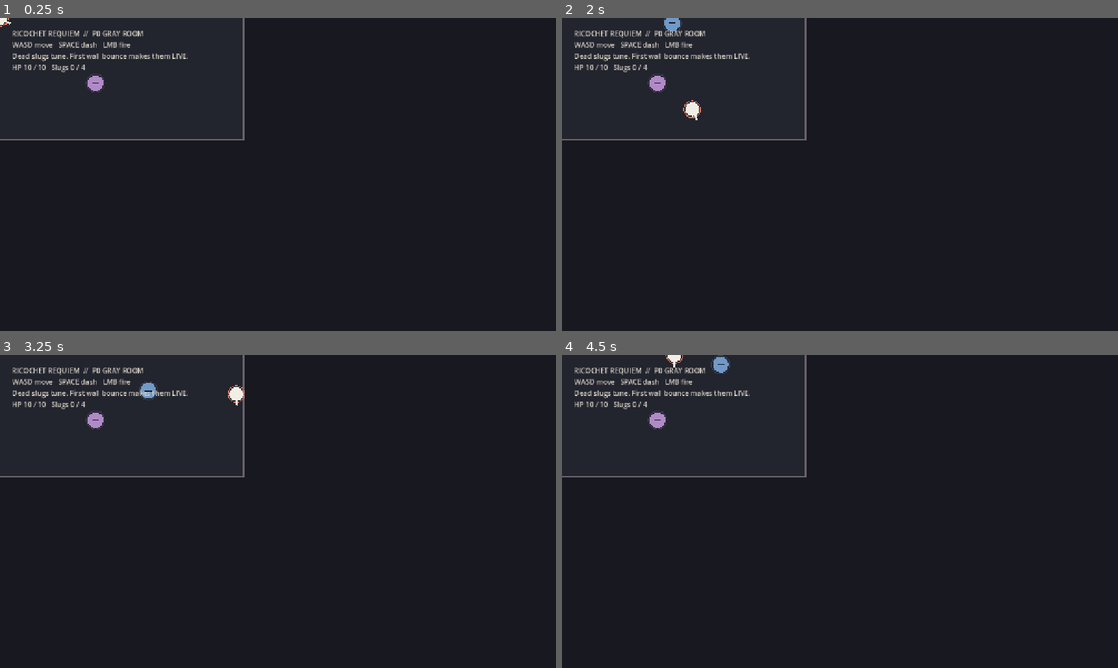
Above: before the commit, frames 1-4 (two rows, left to right).
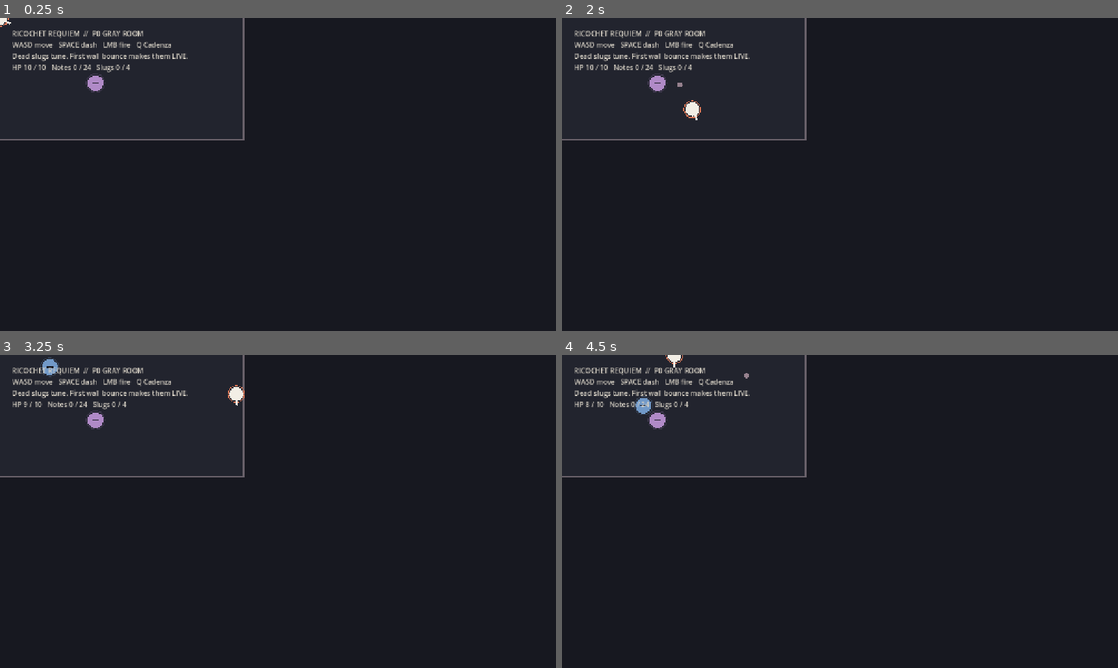
Above: after the commit, the same moments.

Repository: whuang1101/ricochet-requiem
Game: Godot game, scene res://scenes/main.tscn
Two runs of this game, one before a commit and one after it. Both use one fixed random seed, a clock stepped at 60 frames per second and the inputs below.
Inputs (mouse positions are in pixels of both pictures, inside the frame that each line leads up to):
- Up to frame 1 (0.25 s): no input
- Up to frame 2 (2 s): tap Enter at 0.5 s; move the mouse to (962, 158) at 0.52 s; press the mouse at (962, 158) at 0.53 s; hold D (move_right) 0.53-1.28 s; tap Space (dash) at 0.6 s; move the mouse to (728, 190) at 1.27 s; release the mouse at (728, 190) at 1.28 s; hold S (move_down) from 1.28 s (still down); click (728, 190) at 1.35 s; tap Q (cadenza, bound only after the commit) at 1.55 s
- Up to frame 3 (3.25 s): move the mouse to (333, 442) at 2.02 s; release S (move_down) at 2.03 s; hold D (move_right) 2.03-2.78 s; tap Q (cadenza, bound only after the commit) at 2.1 s; tap Space (dash) at 2.3, 2.85 s; move the mouse to (250, 574) at 2.77 s; hold W (move_up) from 2.78 s (still down); click (250, 574) at 3.05 s
- Up to frame 4 (4.5 s): move the mouse to (1006, 558) at 3.52 s; release W (move_up) at 3.53 s; press the mouse at (1006, 558) at 3.53 s; hold A (move_left) from 3.53 s (still down); tap Q (cadenza, bound only after the commit) at 3.8, 4.35 s; move the mouse to (673, 464) at 4.27 s; release the mouse at (673, 464) at 4.28 s

The runs differ from the first frame. In frame 1, 0.2% of the frame differs, in the area x 9-31%, y 7-18%; in frame 2, 0.4%; in frame 3, 0.5%; in frame 4, 0.5%, in the area x 4-34%, y 0-20%.

Commit message:
Complete combat and Requiem P0 systems

Diff:
--- a/project.godot
+++ b/project.godot
@@ -26,6 +26,7 @@
 move_right={"deadzone": 0.2, "events": [Object(InputEventKey,"physical_keycode":68)]}
 dash={"deadzone": 0.2, "events": [Object(InputEventKey,"physical_keycode":32)]}
 fire={"deadzone": 0.2, "events": [Object(InputEventMouseButton,"button_index":1)]}
+cadenza={"deadzone": 0.2, "events": [Object(InputEventKey,"physical_keycode":81)]}
 
 [rendering]
 
--- a/scripts/balance.gd
+++ b/scripts/balance.gd
@@ -18,6 +18,17 @@
 const SLUG_RADIUS := 6.0
 const WALL_THICKNESS := 24.0
 const PLAYER_MAX_HP := 10
+const SELF_DAMAGE_FRACTION := 0.25
+const ENEMY_CONTACT_DAMAGE := 1
+const WAILER_FIRE_INTERVAL := 1.8
+const WAILER_SHOT_SPEED := 260.0
+const WAILER_SHOT_DAMAGE := 1
+const REQUIEM_CADENZA_NOTES := 12
+const REQUIEM_BANK_CAP := 24
+const REQUIEM_DECAY_INTERVAL := 3.0
+const CADENZA_DURATION := 3.0
+const GRAND_CADENZA_DURATION := 5.0
+const CADENZA_TIME_SCALE := 0.2
 const TUNING_DURATION := 2.5
 const RESONANCE_HEAL := 2
 const RESONANCE_LIFETIME := 8.0
--- a/scripts/enemy.gd
+++ b/scripts/enemy.gd
@@ -2,15 +2,17 @@
 extends Area2D
 ## Base enemy for P0. A dead slug tunes; only a live slug can deal damage.
 
-signal died(at: Vector2, spawn_resonance: bool)
+signal died(at: Vector2, spawn_resonance: bool, bounces: int, tuned: bool)
+signal shot_fired(origin: Vector2, direction: Vector2)
 
 var kind := "chorister"
 var hp := 0
 var _tuned_remaining := 0.0
+var _shot_cooldown := Balance.WAILER_FIRE_INTERVAL
 
 func _ready() -> void:
 	collision_layer = 2
-	collision_mask = 4
+	collision_mask = 4 | 8
 	add_to_group("enemies")
 	if get_node_or_null("CollisionShape2D") == null:
 		var collision_shape := CollisionShape2D.new()
@@ -18,6 +20,7 @@
 		circle.radius = Balance.ENEMY_RADIUS
 		collision_shape.shape = circle
 		add_child(collision_shape)
+	area_entered.connect(_on_area_entered)
 
 func configure(enemy_kind: String) -> void:
 	kind = enemy_kind
@@ -27,8 +30,17 @@
 func _physics_process(delta: float) -> void:
 	_tuned_remaining = maxf(_tuned_remaining - delta, 0.0)
 	var player := get_tree().get_first_node_in_group("player")
-	if player and kind != "wailer":
+	if player and kind == "chorister":
 		global_position += global_position.direction_to(player.global_position) * Balance.ENEMY_SPEED[kind] * delta
+	elif player and kind == "sidler":
+		var toward: Vector2 = global_position.direction_to(player.global_position)
+		var strafe := toward.rotated(PI / 2.0)
+		global_position += (toward * 0.35 + strafe * 0.9).normalized() * Balance.ENEMY_SPEED[kind] * delta
+	elif player and kind == "wailer":
+		_shot_cooldown -= delta
+		if _shot_cooldown <= 0.0:
+			shot_fired.emit(global_position, global_position.direction_to(player.global_position))
+			_shot_cooldown = Balance.WAILER_FIRE_INTERVAL
 	queue_redraw()
 
 func apply_slug_hit(slug_state: int, bounces: int) -> Dictionary:
@@ -36,13 +48,14 @@
 		_tuned_remaining = Balance.TUNING_DURATION
 		queue_redraw()
 		return {"tuned": true, "killed": false, "resonance": false}
-	var effective_tier := mini(bounces + (1 if is_tuned() else 0), Balance.DAMAGE_TIERS.size() - 1)
+	var was_tuned := is_tuned()
+	var effective_tier := mini(bounces + (1 if was_tuned else 0), Balance.DAMAGE_TIERS.size() - 1)
 	_tuned_remaining = 0.0
 	hp -= Balance.DAMAGE_TIERS[effective_tier]
 	var killed := hp <= 0
 	var resonance := killed and bounces >= 2
 	if killed:
-		died.emit(global_position, resonance)
+		died.emit(global_position, resonance, bounces, was_tuned)
 		queue_free()
 	else:
 		queue_redraw()
@@ -59,3 +72,9 @@
 	draw_circle(Vector2.ZERO, Balance.ENEMY_RADIUS, color)
 	draw_circle(Vector2.ZERO, Balance.ENEMY_RADIUS + 3.0, Color(color, 0.22), false, 2.0)
 	draw_line(Vector2(-8.0, 0.0), Vector2(8.0, 0.0), Color("#171820"), 3.0)
+
+func _on_area_entered(area: Area2D) -> void:
+	if area.name == "Hurtbox":
+		var player := area.get_parent()
+		if player:
+			player.take_damage(Balance.ENEMY_CONTACT_DAMAGE)
--- a/scripts/main.gd
+++ b/scripts/main.gd
@@ -4,8 +4,11 @@
 const ShooterScript := preload("res://scripts/shooter.gd")
 const EnemyScript := preload("res://scripts/enemy.gd")
 const ResonanceNoteScript := preload("res://scripts/resonance_note.gd")
+const WailerShotScript := preload("res://scripts/wailer_shot.gd")
+const RequiemScript := preload("res://scripts/requiem.gd")
 
 var _hud: Label
+var _requiem: Requiem
 
 func _ready() -> void:
 	RenderingServer.set_default_clear_color(Color("#171820"))
@@ -13,8 +16,11 @@
 	var player := PlayerScript.new()
 	player.position = Vector2.ZERO
 	player.add_to_group("player")
+	player.damaged.connect(_on_player_damaged)
 	player.add_child(ShooterScript.new())
 	add_child(player)
+	_requiem = RequiemScript.new()
+	add_child(_requiem)
 	_spawn_enemy("chorister", Vector2(-260.0, -140.0))
 	_spawn_enemy("sidler", Vector2(280.0, -120.0))
 	_spawn_enemy("wailer", Vector2(220.0, 150.0))
@@ -23,21 +29,31 @@
 func _process(_delta: float) -> void:
 	if is_instance_valid(_hud):
 		var player := get_tree().get_first_node_in_group("player")
-		_hud.text = "RICOCHET REQUIEM  //  P0 GRAY ROOM\nWASD move   SPACE dash   LMB fire\nDead slugs tune. First wall bounce makes them LIVE.\nHP %d / %d   Slugs %d / %d" % [player.hp, Balance.PLAYER_MAX_HP, get_tree().get_nodes_in_group("slugs").size(), Balance.MAX_SLUGS]
+		_hud.text = "RICOCHET REQUIEM  //  P0 GRAY ROOM\nWASD move   SPACE dash   LMB fire   Q Cadenza\nDead slugs tune. First wall bounce makes them LIVE.\nHP %d / %d   Notes %d / %d   Slugs %d / %d" % [player.hp, Balance.PLAYER_MAX_HP, _requiem.notes, Balance.REQUIEM_BANK_CAP, get_tree().get_nodes_in_group("slugs").size(), Balance.MAX_SLUGS]
 
 func _spawn_enemy(kind: String, at: Vector2) -> void:
 	var enemy := EnemyScript.new()
 	enemy.global_position = at
 	enemy.configure(kind)
 	enemy.died.connect(_on_enemy_died)
+	enemy.shot_fired.connect(_on_wailer_shot)
 	add_child(enemy)
 
-func _on_enemy_died(at: Vector2, spawn_resonance: bool) -> void:
+func _on_enemy_died(at: Vector2, spawn_resonance: bool, bounces: int, tuned: bool) -> void:
+	_requiem.award_kill(bounces, tuned)
 	if not spawn_resonance:
 		return
 	var note := ResonanceNoteScript.new()
 	note.global_position = at
 	add_child(note)
+
+func _on_wailer_shot(origin: Vector2, direction: Vector2) -> void:
+	var shot := WailerShotScript.new()
+	add_child(shot)
+	shot.setup(origin, direction)
+
+func _on_player_damaged(_amount: int, _hp_remaining: int) -> void:
+	_requiem.on_player_hit()
 
 func _build_room() -> void:
 	var half := Balance.ROOM_SIZE / 2.0
--- a/scripts/player.gd
+++ b/scripts/player.gd
@@ -1,5 +1,7 @@
 class_name RequiemPlayer
 extends CharacterBody2D
+
+signal damaged(amount: int, hp_remaining: int)
 
 var _dash_timer := 0.0
 var _dash_cooldown := 0.0
@@ -24,12 +26,29 @@
 		_aim_direction = _aim_direction.normalized()
 	queue_redraw()
 
+func _ready() -> void:
+	if get_node_or_null("Hurtbox") == null:
+		var hurtbox := Area2D.new()
+		hurtbox.name = "Hurtbox"
+		hurtbox.collision_layer = 8
+		hurtbox.collision_mask = 2 | 4
+		var collision_shape := CollisionShape2D.new()
+		var circle := CircleShape2D.new()
+		circle.radius = Balance.PLAYER_RADIUS
+		collision_shape.shape = circle
+		hurtbox.add_child(collision_shape)
+		add_child(hurtbox)
+
 func aim_direction() -> Vector2:
 	return _aim_direction
 
 func heal(amount: int) -> void:
 	hp = mini(hp + amount, Balance.PLAYER_MAX_HP)
 
+func take_damage(amount: int) -> void:
+	hp = maxi(hp - amount, 0)
+	damaged.emit(amount, hp)
+
 func _draw() -> void:
 	draw_circle(Vector2.ZERO, Balance.PLAYER_RADIUS, Color("#f2eee5"))
 	draw_circle(Vector2.ZERO, Balance.PLAYER_RADIUS + 3.0, Color("#d97757"), false, 2.0)
--- /dev/null
+++ b/scripts/requiem.gd
@@ -0,0 +1,61 @@
+class_name Requiem
+extends Node
+## Tempo meter: score keeps it alive; banking adds a deliberate greed decision.
+
+signal note_added(amount: int, total: int)
+signal cadenza_ready
+signal cadenza_started(grand: bool)
+signal cadenza_ended
+signal decayed(total: int)
+
+var notes := 0
+var _idle_time := 0.0
+var _cadenza_time := 0.0
+var _grand := false
+
+func _process(delta: float) -> void:
+	if Input.is_action_just_pressed("cadenza"):
+		start_cadenza(notes >= Balance.REQUIEM_BANK_CAP)
+	tick(delta)
+
+func tick(delta: float) -> void:
+	if is_in_cadenza():
+		_cadenza_time -= delta / Balance.CADENZA_TIME_SCALE
+		if _cadenza_time <= 0.0:
+			_cadenza_time = 0.0
+			Engine.time_scale = 1.0
+			cadenza_ended.emit()
+		return
+	_idle_time += delta
+	while _idle_time >= Balance.REQUIEM_DECAY_INTERVAL and notes > 0:
+		_idle_time -= Balance.REQUIEM_DECAY_INTERVAL
+		notes -= 1
+		decayed.emit(notes)
+
+func award_kill(bounces: int, tuned: bool) -> void:
+	var amount := bounces + (1 if tuned else 0)
+	if amount <= 0:
+		return
+	var was_ready := notes >= Balance.REQUIEM_CADENZA_NOTES
+	notes = mini(notes + amount, Balance.REQUIEM_BANK_CAP)
+	_idle_time = 0.0
+	note_added.emit(amount, notes)
+	if not was_ready and notes >= Balance.REQUIEM_CADENZA_NOTES:
+		cadenza_ready.emit()
+
+func on_player_hit() -> void:
+	if notes > Balance.REQUIEM_CADENZA_NOTES:
+		notes = Balance.REQUIEM_CADENZA_NOTES
+
+func start_cadenza(grand: bool) -> bool:
+	if is_in_cadenza() or notes < Balance.REQUIEM_CADENZA_NOTES:
+		return false
+	_grand = grand and notes >= Balance.REQUIEM_BANK_CAP
+	notes = 0
+	_cadenza_time = Balance.GRAND_CADENZA_DURATION if _grand else Balance.CADENZA_DURATION
+	Engine.time_scale = Balance.CADENZA_TIME_SCALE
+	cadenza_started.emit(_grand)
+	return true
+
+func is_in_cadenza() -> bool:
+	return _cadenza_time > 0.0
--- a/scripts/slug.gd
+++ b/scripts/slug.gd
@@ -26,7 +26,7 @@
 		var hitbox := Area2D.new()
 		hitbox.name = "Hitbox"
 		hitbox.collision_layer = 4
-		hitbox.collision_mask = 2
+		hitbox.collision_mask = 2 | 8
 		var hit_shape := CollisionShape2D.new()
 		var hit_circle := CircleShape2D.new()
 		hit_circle.radius = Balance.SLUG_RADIUS
@@ -91,3 +91,8 @@
 func _on_hit_area(area: Area2D) -> void:
 	if area is RequiemEnemy:
 		area.apply_slug_hit(state, bounces)
+	elif area.name == "Hurtbox" and state == State.LIVE:
+		var player := area.get_parent()
+		if player:
+			var damage := ceili(Balance.DAMAGE_TIERS[tier] * Balance.SELF_DAMAGE_FRACTION)
+			player.take_damage(damage)
--- /dev/null
+++ b/scripts/wailer_shot.gd
@@ -0,0 +1,36 @@
+class_name WailerShot
+extends Node2D
+## Wailer shots use the same bounce rule: direct lines are harmless.
+
+var velocity := Vector2.ZERO
+var lifetime := Balance.SLUG_LIFETIME
+var live := false
+
+func setup(origin: Vector2, shot_direction: Vector2) -> void:
+	global_position = origin
+	velocity = shot_direction.normalized() * Balance.WAILER_SHOT_SPEED
+	queue_redraw()
+
+func _process(delta: float) -> void:
+	lifetime -= delta
+	if lifetime <= 0.0:
+		queue_free()
+		return
+	var next := global_position + velocity * delta
+	var half := Balance.ROOM_SIZE / 2.0 - Vector2(Balance.WALL_THICKNESS, Balance.WALL_THICKNESS)
+	if absf(next.x) >= half.x:
+		velocity.x *= -1.0
+		live = true
+	if absf(next.y) >= half.y:
+		velocity.y *= -1.0
+		live = true
+	global_position += velocity * delta
+	var player := get_tree().get_first_node_in_group("player")
+	if live and player and global_position.distance_to(player.global_position) <= Balance.PLAYER_RADIUS + Balance.SLUG_RADIUS:
+		player.take_damage(Balance.WAILER_SHOT_DAMAGE)
+		queue_free()
+	queue_redraw()
+
+func _draw() -> void:
+	var color := Color("#96818e") if not live else Color("#d46498")
+	draw_circle(Vector2.ZERO, Balance.SLUG_RADIUS, color)
--- /dev/null
+++ b/tests/test_requiem.gd
@@ -0,0 +1,30 @@
+extends SceneTree
+## Step 3 contract: note math, decay, hit banking penalty, and Cadenza timing.
+
+const RequiemScript := preload("res://scripts/requiem.gd")
+var failures: Array[String] = []
+
+func _init() -> void:
+	var meter := RequiemScript.new()
+	meter.award_kill(3, false)
+	_check(meter.notes == 3, "bounce-3 kill must add three notes")
+	meter.tick(Balance.REQUIEM_DECAY_INTERVAL)
+	_check(meter.notes == 2, "Requiem must decay one note per interval without scoring")
+	meter.notes = Balance.REQUIEM_BANK_CAP
+	meter.on_player_hit()
+	_check(meter.notes == Balance.REQUIEM_CADENZA_NOTES, "a hit above 12 notes must drop bank to 12")
+	meter.notes = Balance.REQUIEM_CADENZA_NOTES
+	_check(meter.start_cadenza(false), "Cadenza must start at 12 notes")
+	meter.tick(Balance.CADENZA_DURATION * Balance.CADENZA_TIME_SCALE)
+	_check(not meter.is_in_cadenza() and is_equal_approx(Engine.time_scale, 1.0), "Cadenza must restore time scale after its real duration")
+	meter.free()
+	if failures.is_empty():
+		print("PASS test_requiem: notes, decay, banking, and Cadenza rules hold")
+		quit(0)
+	for failure in failures:
+		push_error(failure)
+	quit(1)
+
+func _check(condition: bool, message: String) -> void:
+	if not condition:
+		failures.append(message)
--- a/tests/test_tuning_resonance.gd
+++ b/tests/test_tuning_resonance.gd
@@ -7,6 +7,7 @@
 func _init() -> void:
 	var target := EnemyScript.new()
 	target.configure("chorister")
+	_check(Balance.ENEMY_HP["sidler"] > Balance.ENEMY_HP["chorister"] and Balance.ENEMY_SPEED["wailer"] > 0.0, "all P0 enemy configurations must exist")
 	var dead_result := target.apply_slug_hit(Slug.State.DEAD, 0)
 	_check(dead_result.tuned and target.hp == Balance.ENEMY_HP["chorister"], "dead slug must tune without dealing damage")
 	var tuned_live := target.apply_slug_hit(Slug.State.LIVE, 1)
Not shown, added: scripts/requiem.gd.uid
Not shown, added: scripts/wailer_shot.gd.uid
Not shown, added: tests/test_requiem.gd.uid
Not shown, changed: tests/run_all.sh
